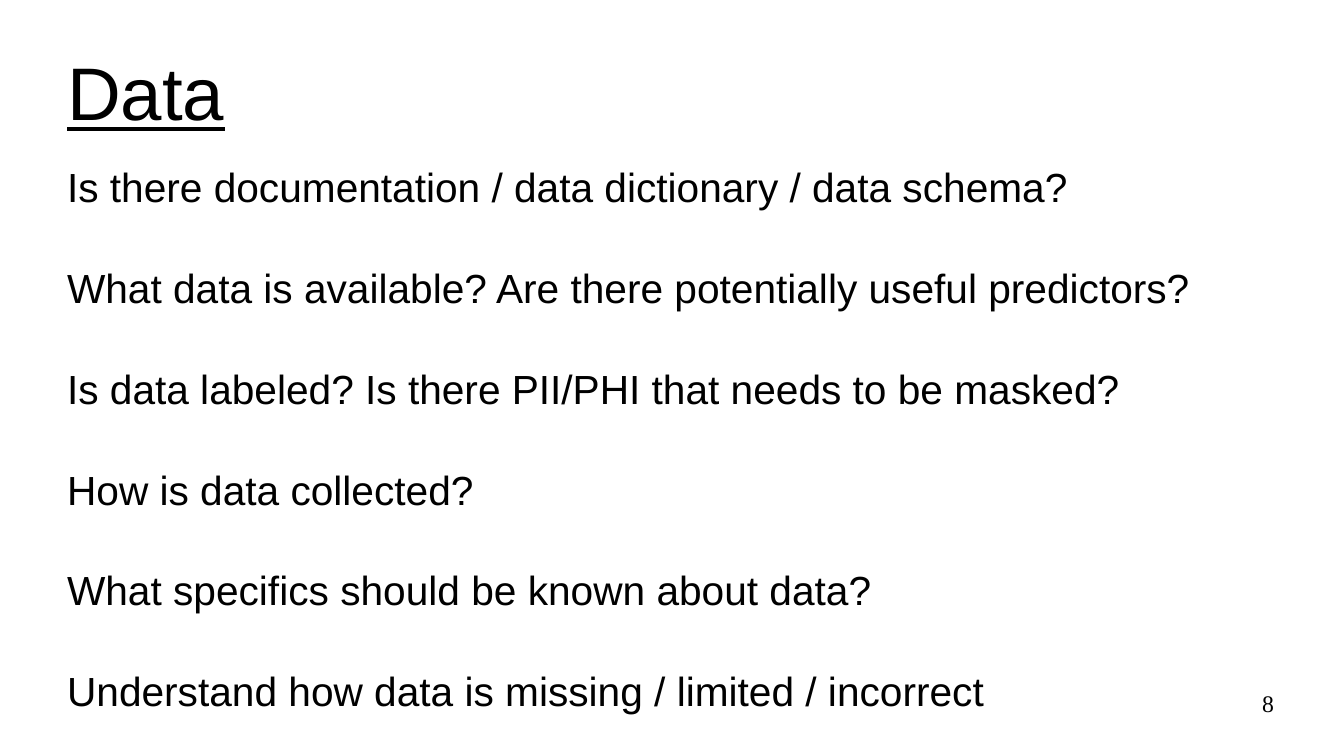
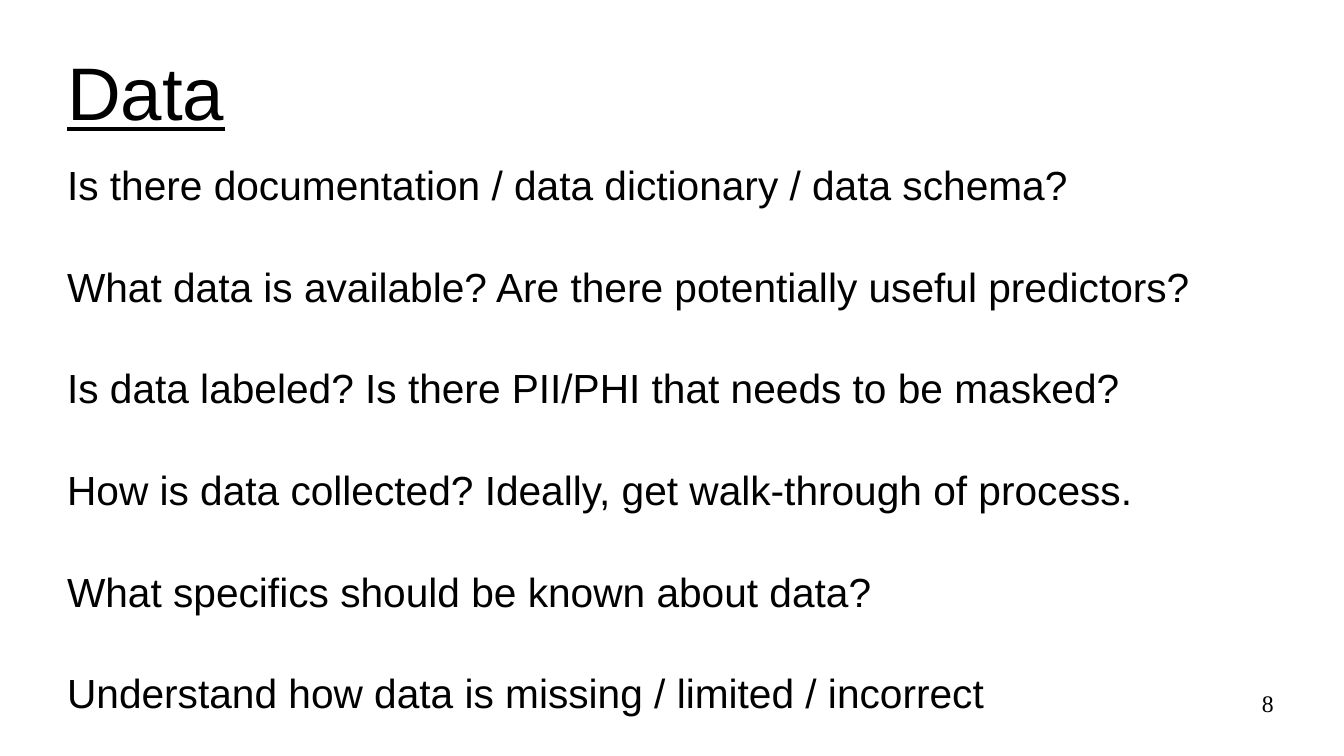
Before and after one commit to UVADS/ds6011, a slide deck: slide 8 of 03_ml_problem_framing.ppt. Drawn at 1344x756 pixels with LibreOffice and Linux fonts; fonts in the diff are those of the drawing. Boxes give left, top, right and bottom in pixels: in the first picture for what was removed or moved away, otherwise in the second. Text is boxed around its words. In the diff, an @@ line names an element or a change of style, - is before the commit and + after.

```diff
--- a/03_ml_problem_framing.ppt
+++ b/03_ml_problem_framing.ppt
@@ subtitle at box(67, 475, 1132, 513): text changed @@
-How is data collected?
+How is data collected? Ideally, get walk-through of process.
```
Also in this commit, not shown: 6 other slides changed, 4 slides added, 1 slide removed, 1 other file.
